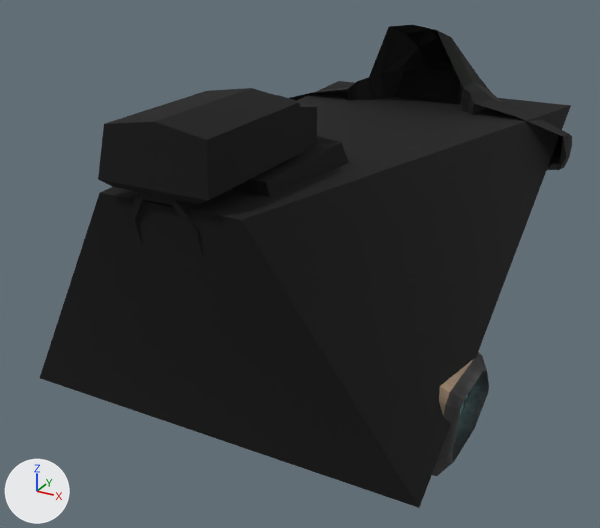
Before and after pictures for a commit that changed the glTF model packs/tribes2/config/AssetPacks/tribes2/t2_vehicle_grav_scout.glb.
The view is the same before and after, from a camera (50 mm lens) standing at (1.78, -4.01, 1.68) and looking at (-0.12, -0.55, -0.05). Lighting does not change. The marker at lower left points along +X, +Y and +Z. The picture after the commit comes second. Objects named as collision shapes, trigger or cutter boxes, shadow casters or lower levels of detail are left out. Where no turn or scale is listed for an object, it has been applied to the vertices.

In view in the first picture: 'LOS_2_0', 'Main_Body_100', 'RearRighttSideRepulsor_100', 'RearSidePropulsionRight_100', 'Windshield_100', 'Windshield_inner_100'.
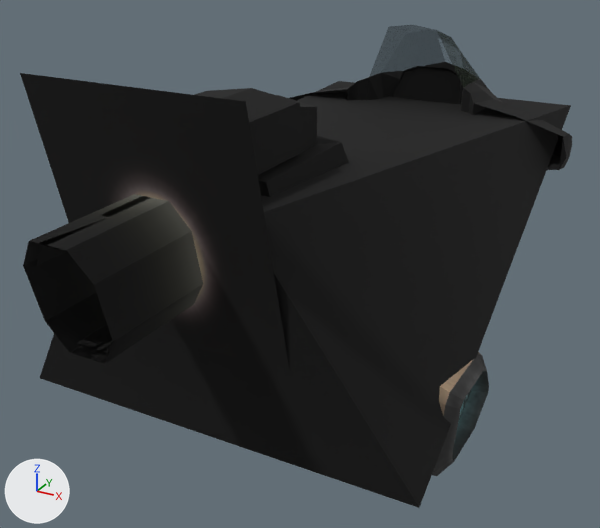
The change in detail:
Picture 'jets00' (img_jets00) is new.
Picture 'jetflare2' (img_jetflare2) is new.
Material 'Vehicle_grav_scout_windshield' (mat_vehicle_grav_scout_windshield) changes its picture from img_vehicle_grav_scout_windshield to img_vehicle_grav_scout_windshield.
Material 'jets00' (mat_jets00) is new.
Its texture is img_jets00.
Its roughness is 1.0.
Material 'jetflare2' (mat_jetflare2) is new.
Its texture is img_jetflare2.
Its roughness is 1.0.
Mesh me_jettrail is new.
It has 20 vertices, 30 faces and spans x -0.01..0.248, y 1.2..1.787, z 0.303..0.695.
It uses material mat_jets00 (picture img_jets00).
Mesh me_jettrail_flare is new.
It has 4 vertices, 2 faces and spans x -0.458..0.458, y 0.0, z -0.647..0.647.
It uses material mat_jetflare2 (picture img_jetflare2).
Mesh me_jettrailouter is new.
It has 20 vertices, 30 faces and spans x -0.027..0.265, y 1.161..1.826, z 0.277..0.721.
It uses material mat_jets00 (picture img_jets00).
Object 'JetTrailOuter_100' (ob_jettrailouter_100) now shows me_jettrailouter instead of nothing.
Object 'JetTrail_Flare_100' (ob_jettrail_flare_100) now shows me_jettrail_flare instead of nothing.
Object 'JetTrail_100' (ob_jettrail_100) now shows me_jettrail instead of nothing.

Location of each change, [x1, y1, x2, y2] in pixels of the pictures (600 x 528 px):
'JetTrail_Flare_100', now drawn: after [20, 73, 290, 372]
'JetTrailOuter_100', now drawn: after [23, 194, 203, 364]
'JetTrail_100', now drawn: after [36, 245, 113, 353]
'Windshield_100', surface changed (black to grey): [369, 25, 473, 82] in both
